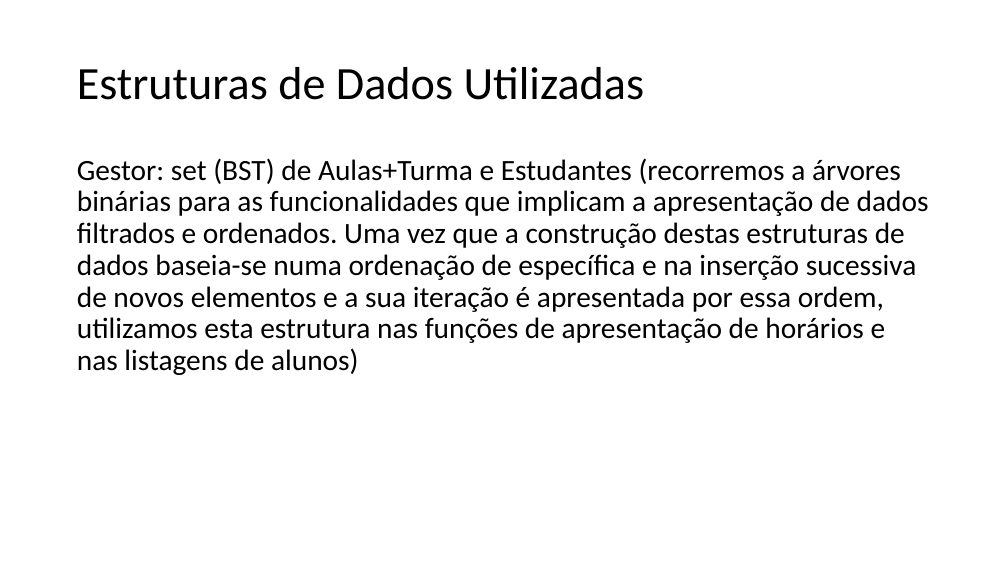
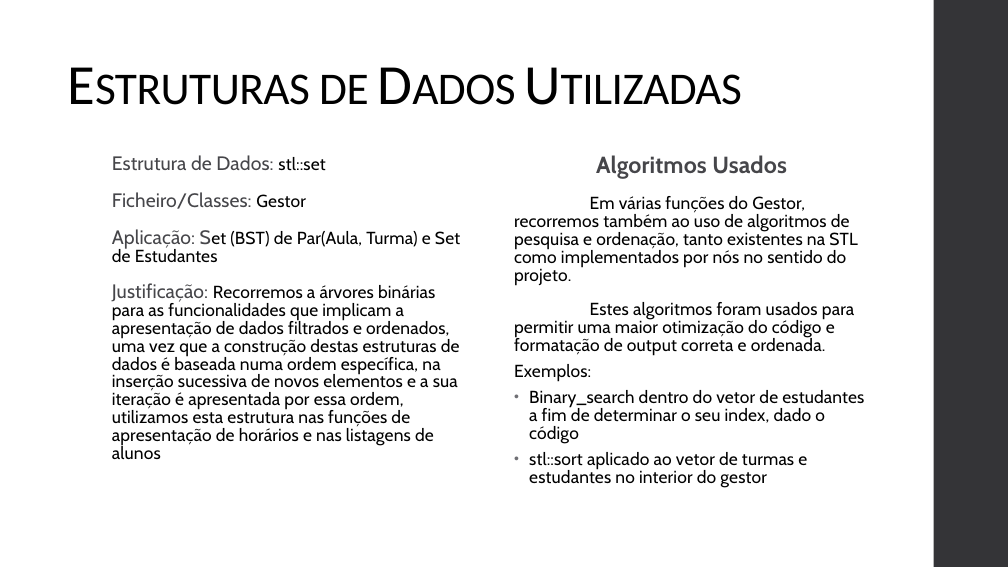
Before and after one commit to racoelhosilva/AED_scheduleManager, a slide deck: slide 7 of presentation/Apresentação.pptx. Drawn at 1008x567 pixels with LibreOffice and Linux fonts; fonts in the diff are those of the drawing. Boxes give left, top, right and bottom in pixels: in the first picture for what was removed or moved away, otherwise in the second. Text is boxed around its words. In the diff, an @@ line names an element or a change of style, - is before the commit and + after.

```diff
--- a/presentation/Apresentação.pptx
+++ b/presentation/Apresentação.pptx
@@ rectangle added at [934,0,1008,567], fill #353537 @@
@@ text "Estruturas de Dados Utilizadas": place and size @@
-text "Estruturas de Dados Utilizadas" at [77,67,645,100]
+text "Estruturas de Dados Utilizadas" at [112,339,460,370]
@@ text "Estruturas de Dados Utilizadas" at [112,339,460,370]: size 44 to 54 pt, letter spacing 0 to -0.5 pt, small capitals on; line spacing 0.9 to 0.85; vertical alignment middle to bottom @@
@@ text at [112,155,460,459]: text changed; size 28 to 16.6 pt; font Calibri to Cabin @@
-Gestor: set (BST) de Aulas+Turma e Estudantes (recorremos a árvores binárias para as funcionalidades que implicam a apresentação de dados filtrados e ordenados. Uma vez que a construção destas estruturas de dados baseia-se numa ordenação de específica e na inserção sucessiva de novos elementos e a sua iteração é apresentada por essa ordem, utilizamos esta estrutura nas funções de apresentação de horários e nas listagens de alunos)
+Estrutura de Dados: stl::set
+Ficheiro/Classes: Gestor
+Aplicação: Set (BST) de Par(Aula, Turma) e Set de Estudantes
+Justificação: Recorremos a árvores binárias para as funcionalidades que implicam a apresentação de dados filtrados e ordenados, uma vez que a construção destas estruturas de dados é baseada numa ordem específica, na inserção sucessiva de novos elementos e a sua iteração é apresentada por essa ordem, utilizamos esta estrutura nas funções de apresentação de horários e nas listagens de alunos
@@ text added at [514,155,864,487], 16.6 pt, text #000000 @@
+Algoritmos Usados
+Em várias funções do Gestor, recorremos também ao uso de algoritmos de pesquisa e ordenação, tanto existentes na STL como implementados por nós no sentido do projeto.
+Estes algoritmos foram usados para permitir uma maior otimização do código e formatação de output correta e ordenada.
+Exemplos:
+• Binary_search dentro do vetor de estudantes a fim de determinar o seu index, dado o código
+• stl::sort aplicado ao vetor de turmas e estudantes no interior do gestor
```
Also in this commit, not shown: 6 other slides changed, 2 slides added, 1 other file.
